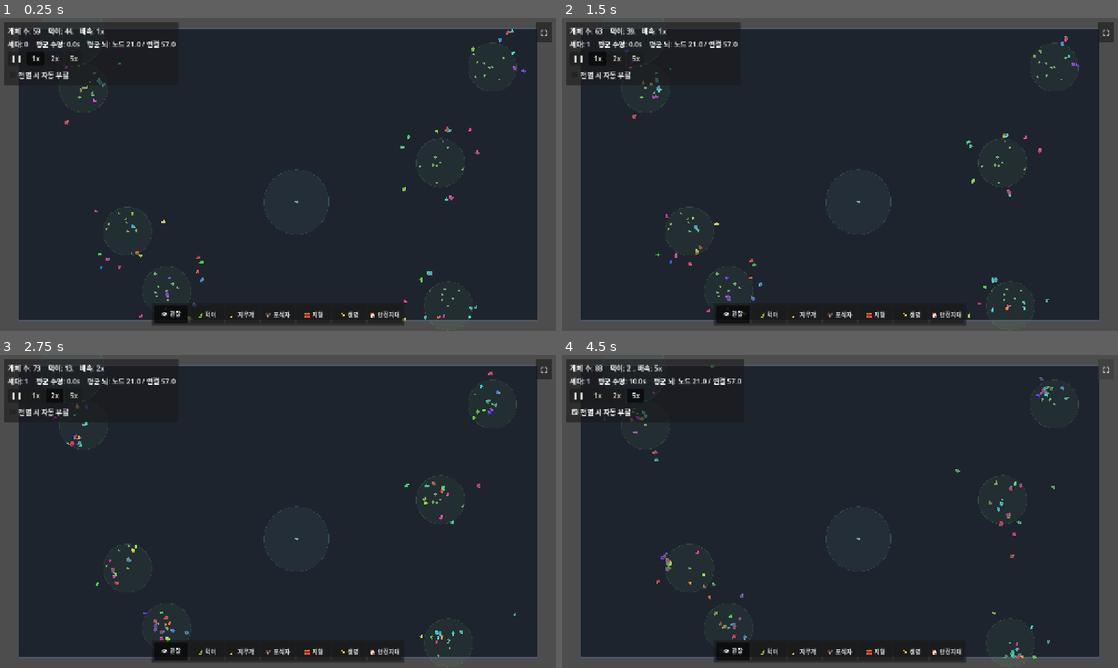
Above: before the commit, frames 1-4 (two rows, left to right).
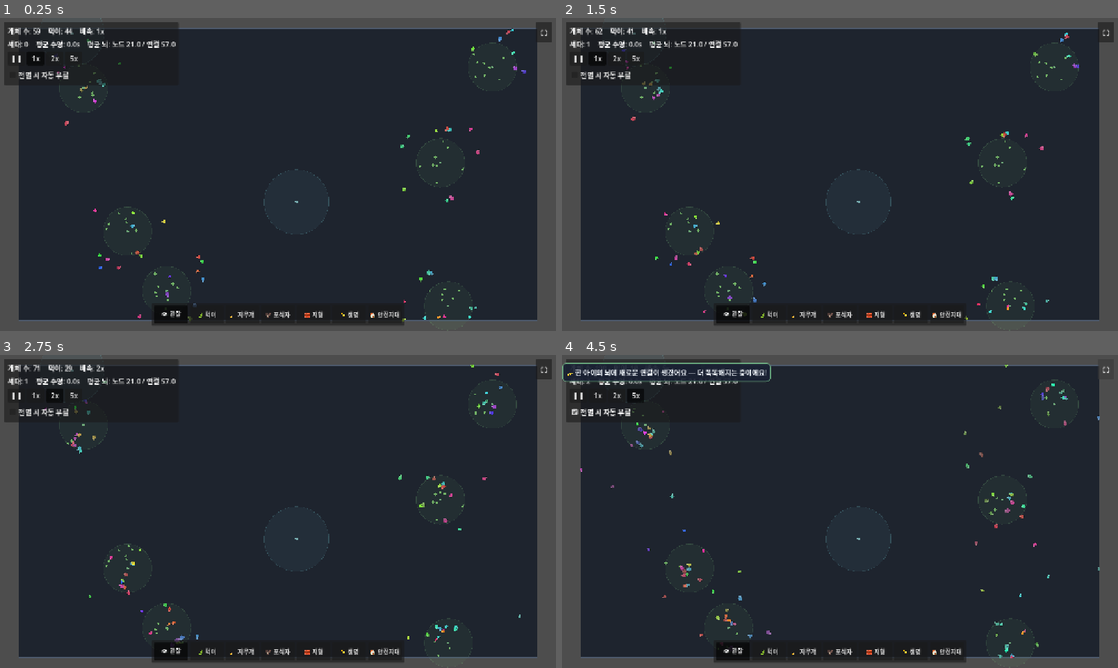
Above: after the commit, the same moments.

Repository: MoriochoRadio/mindlings
Game: Godot game, scene res://scenes/Main.tscn
The game is run twice, just before and just after one commit, with the same random seed, the same clock (stepped at 60 frames per second) and the same inputs.
Inputs:
- Up to frame 1 (0.25 s): no input
- Up to frame 2 (1.5 s): click "❚❚" at 0.5 s; click "1x" at 1.25 s
- Up to frame 3 (2.75 s): click "2x" at 2 s
- Up to frame 4 (4.5 s): click "5x" at 2.75 s; click "전멸 시 자동 부활" at 3.5 s; click "⛶" at 4.25 s

The runs differ from the first frame. In frame 1, 0.2% of the frame differs, in the area x 9-95%, y 3-98%; in frame 2, 0.5%; in frame 3, 0.8%; in frame 4, 2.3%, in the area x 0-97%, y 1-98%.

Commit message:
선택압 균형: 먹이 캠핑 vs 안전의 진짜 '상충 압력' 만들기
진단: 개체가 먹이만 캠핑하는 건 기억/배선 버그가 아니라 '선택압 불균형'.
- 센서 배선은 정상(17센서 전부 이동 출력에 연결). 단 창시자 본능이 먹이추적을 과하게 박아
  위험/안전(±0.4 무작위)을 압도.
- 경제가 캠핑을 공짜로 만듦: 대사 3.5/s에 먹이 25(약 7초치)·군락 빽빽 → 캠핑이 무위험 고효율,
  도망은 손실. 위험 센서에 적합도 신호가 안 실려 진화가 회피를 고를 이유가 없음.

수정(모두 @export):
1) 포식자가 먹이지대를 순찰(Predator.patrol_food_bias=0.6) — 먹잇감 안 보일 때 가장 가까운
   군락으로 향함(World.nearest_food_source). 먹이 캠핑이 위험해져 '먹이 vs 안전' 실제 트레이드오프.
2) 대사 여유: energy_decay 3.5 → 2.6. 늘 굶주리지 않아 잠시 도망/은신할 여력.
3) 창시자 먹이 편향 완화: founder_bias 0.8 → 0.6. 다른 전략이 떠오를 여지.
4) 감각 균형 노브: food/danger/refuge_salience @export(기본 1.0=중립). 원시 센서는 셋 다 0~1로
   이미 동일 스케일이라(스케일 버그 아님) 위험을 더 '듣게' 하고 싶을 때 조절하는 레버.

검증: Godot 4.6.3 헤드리스 게임 300프레임 + 포식자 10마리 통합 240프레임 에러 0.

Co-Authored-By: Claude Opus 4.8 (1M context) <noreply@anthropic.com>

Diff:
--- a/scripts/Creature.gd
+++ b/scripts/Creature.gd
@@ -15,8 +15,9 @@
 @export var max_energy: float = 100.0
 ## 창시자(gen 0)의 시작 에너지. 자식은 World.offspring_start_energy를 쓴다.
 @export var start_energy: float = 70.0
-## 초당 에너지 감소(대사). 낮추면 오래 살아 인구↑.
-@export var energy_decay: float = 3.5
+## 초당 에너지 감소(대사). 낮추면 오래 살아 인구↑. 너무 높으면 '늘 굶주려' 도망/은신할
+## 여유가 없어 먹이 캠핑만 살아남는다(상충 압력 죽음). 약간의 여유를 줘 회피가 가능하게.
+@export var energy_decay: float = 2.6
 
 @export_group("이동/감각")
 @export var move_speed: float = 80.0
@@ -28,6 +29,14 @@
 @export var whisker_length: float = 60.0
 ## 더듬이 좌/우 벌어짐 각도(라디안). 전방 기준 ±이 각도.
 @export var whisker_spread: float = 0.7
+
+@export_subgroup("감각 균형(상충 압력)")
+## 먹이/위험/안전 '근접도' 신호의 인지 배율. 원시 센서는 셋 다 0~1로 이미 같은 스케일이라
+## 기본 1.0은 중립. 위험을 더 '잘 듣게' 하려면 danger를 키우거나 food를 낮춘다(진화 입력 분포를
+## 바꾸니 과하게 X). 방향(dir) 벡터는 그대로 두고 근접도(near)만 조절한다.
+@export_range(0.0, 3.0) var food_salience: float = 1.0
+@export_range(0.0, 3.0) var danger_salience: float = 1.0
+@export_range(0.0, 3.0) var refuge_salience: float = 1.0
 
 @export_group("모터 안정화")
 ## 이동 출력 스무딩 속도(높을수록 즉답, 낮을수록 부드럽게). 먹이 앞 좌우 떪 방지.
@@ -313,6 +322,11 @@
 				refuge_dir = to_r / rd
 			refuge_near = 1.0 - clampf(rd / sense_radius, 0.0, 1.0)
 		_sheltered = _world.is_sheltered(position)
+
+	# 감각 균형(상충 압력): 근접도 신호의 인지 배율. 방향은 그대로, 근접도만 조절·클램프.
+	food_near = clampf(food_near * food_salience, 0.0, 1.0)
+	pred_near = clampf(pred_near * danger_salience, 0.0, 1.0)
+	refuge_near = clampf(refuge_near * refuge_salience, 0.0, 1.0)
 
 	return [food_dir.x, food_dir.y, food_near, energy_norm,
 		kin_dir.x, kin_dir.y, density, age_norm,
--- a/scripts/Predator.gd
+++ b/scripts/Predator.gd
@@ -16,6 +16,9 @@
 @export var detect_radius: float = 170.0
 ## 회전 민첩성(높을수록 방향 전환이 빠름). 낮으면 급선회하는 먹잇감을 놓친다.
 @export var turn_rate: float = 6.0
+## 먹잇감이 안 보일 때 먹이지대(군락)로 순찰하는 강도(0=순수 배회, 1=곧장 군락으로).
+## 먹이 캠핑을 위험하게 만들어 '먹이 vs 안전' 상충 압력을 만든다(GAME_DESIGN 4장).
+@export_range(0.0, 1.0) var patrol_food_bias: float = 0.6
 
 @export_group("사냥")
 ## 이 거리 안에 들어오면 사냥 성공(px).
@@ -77,8 +80,16 @@
 		elif dist > 0.001:
 			moving = to_prey / dist  # 먹잇감 쪽으로
 	else:
-		# 먹잇감이 안 보이면 느긋하게 배회(은은한 존재감 — 손맛 절제).
-		moving = Vector2.from_angle(_heading)
+		# 먹잇감이 안 보이면 먹이지대로 천천히 순찰 — 캠핑하는 먹잇감을 위협한다(상충 압력).
+		moving = Vector2.from_angle(_heading)  # 기본 배회
+		if _world != null and patrol_food_bias > 0.0:
+			var fz: Vector2 = _world.nearest_food_source(position)
+			if fz.x != INF:
+				var to_fz: Vector2 = fz - position
+				if to_fz.length() > 8.0:
+					moving = moving.lerp(to_fz.normalized(), patrol_food_bias)
+					if moving.length() > 0.001:
+						moving = moving.normalized()
 
 	if moving.length() > 0.01:
 		# 부드러운 선회(각도 보간). 급선회하는 먹잇감은 turn_rate가 낮을수록 놓친다.
--- a/scripts/World.gd
+++ b/scripts/World.gd
@@ -50,8 +50,9 @@
 @export var repro_cost: float = 45.0
 ## 자식의 시작 에너지.
 @export var offspring_start_energy: float = 35.0
-## 창시자(gen 0) 본능 세기. 0이면 완전 무작위(순수 진화).
-@export var founder_bias: float = 0.8
+## 창시자(gen 0) 본능 세기(먹이추적·먹기 사전 편향). 너무 크면 먹이추적이 위험/안전 센서를
+## 압도해 다른 전략이 떠오를 여지가 준다. 0이면 완전 무작위(순수 진화).
+@export var founder_bias: float = 0.6
 
 @export_subgroup("돌연변이")
 ## 연결마다 가중치가 변이될 확률.
@@ -363,6 +364,18 @@
 			_spawn_food(p)
 			return true
 	return false
+
+## 가장 가까운 식물 군락의 위치(포식자 순찰용 — 먹이지대를 노리게 해 캠핑을 위험하게).
+## 군락이 없으면 Vector2.INF. 군락 수가 적어 직접 순회.
+func nearest_food_source(pos: Vector2) -> Vector2:
+	var best: Vector2 = Vector2.INF
+	var bd: float = INF
+	for s in _food_sources.get_children():
+		var d: float = pos.distance_squared_to(s.position)
+		if d < bd:
+			bd = d
+			best = s.position
+	return best
 
 ## 군락 용량 판정용: 중심 반경 안의 먹이 수(먹이 수가 적어 직접 순회 — 그리드 프레임 staleness 회피).
 func count_food_near(center: Vector2, radius: float) -> int:
